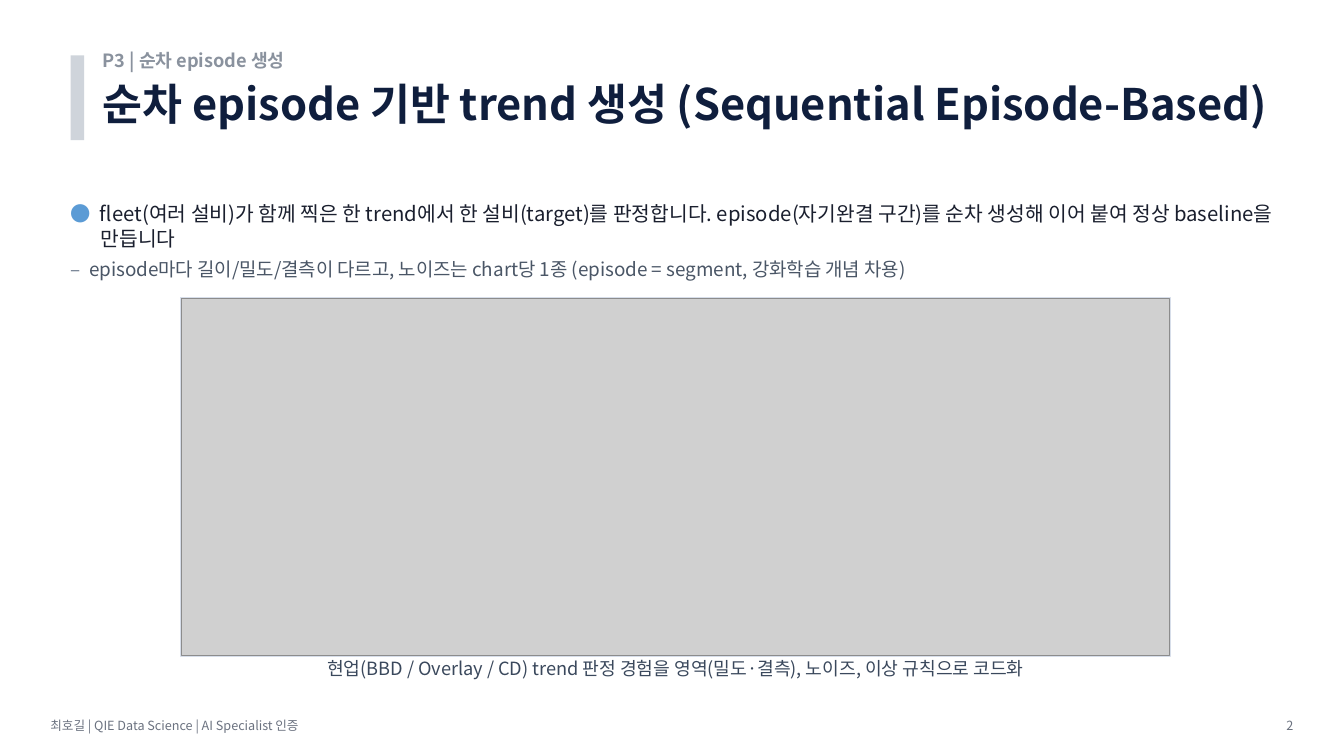
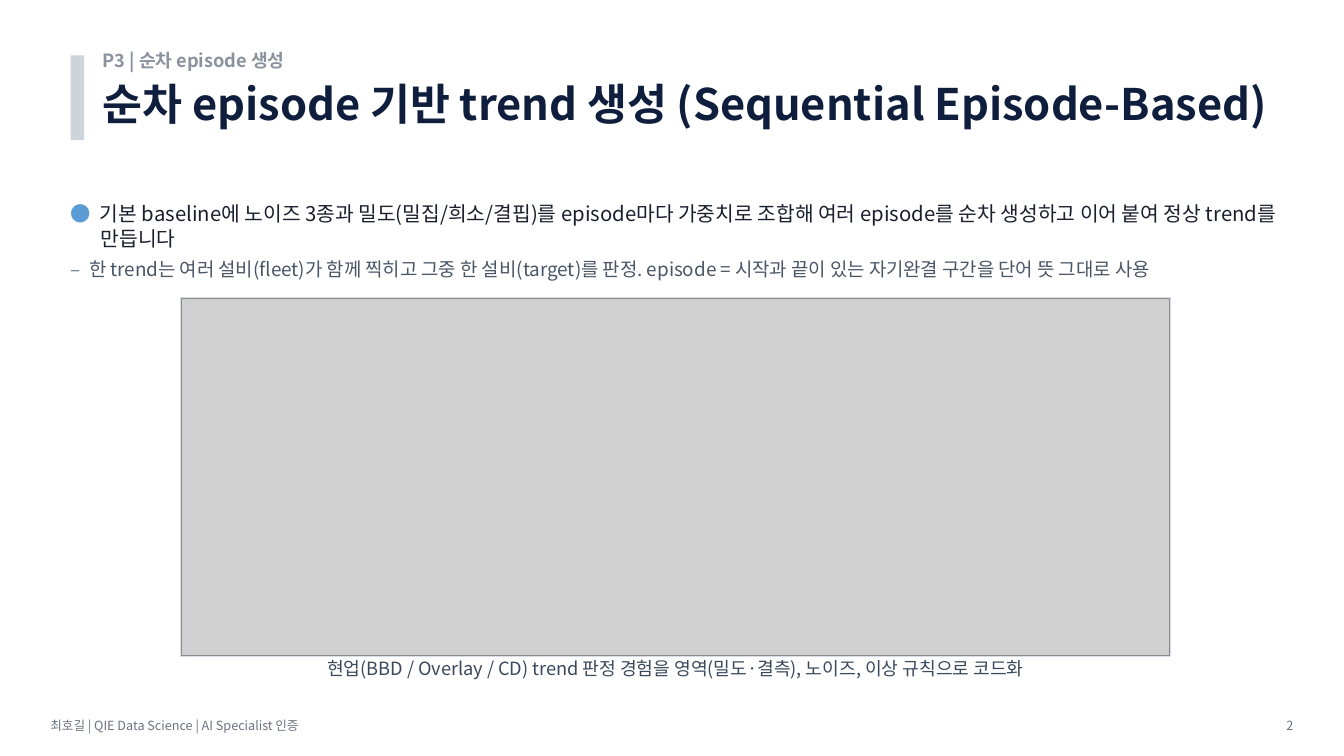
Before and after one commit to hogil/fbm_paper, a slide deck: slide 2 of recommendation/presentation/발표_P3_데이터생성_최호길.pptx. Drawn at 1344x756 pixels with LibreOffice and Linux fonts; fonts in the diff are those of the drawing; grey boxes stand for pictures. Boxes give left, top, right and bottom in pixels: in the first picture for what was removed or moved away, otherwise in the second. Text is boxed around its words. In the diff, an @@ line names an element or a change of style, - is before the commit and + after.

```diff
--- a/recommendation/presentation/발표_P3_데이터생성_최호길.pptx
+++ b/recommendation/presentation/발표_P3_데이터생성_최호길.pptx
@@ text at [89,204,1276,281]: text changed @@
-● fleet(여러 설비)가 함께 찍은 한 trend에서 한 설비(target)를 판정합니다. episode(자기완결 구간)를 순차 생성해 이어 붙여 정상 baseline을 만듭니다
-  – episode마다 길이/밀도/결측이 다르고, 노이즈는 chart당 1종 (episode = segment, 강화학습 개념 차용)
+● 기본 baseline에 노이즈 3종과 밀도(밀집/희소/결핍)를 episode마다 가중치로 조합해 여러 episode를 순차 생성하고 이어 붙여 정상 trend를 만듭니다
+  – 한 trend는 여러 설비(fleet)가 함께 찍히고 그중 한 설비(target)를 판정. episode = 시작과 끝이 있는 자기완결 구간을 단어 뜻 그대로 사용
```
Also in this commit, not shown: 1 slide added, 2 slides removed, 5 other files.
